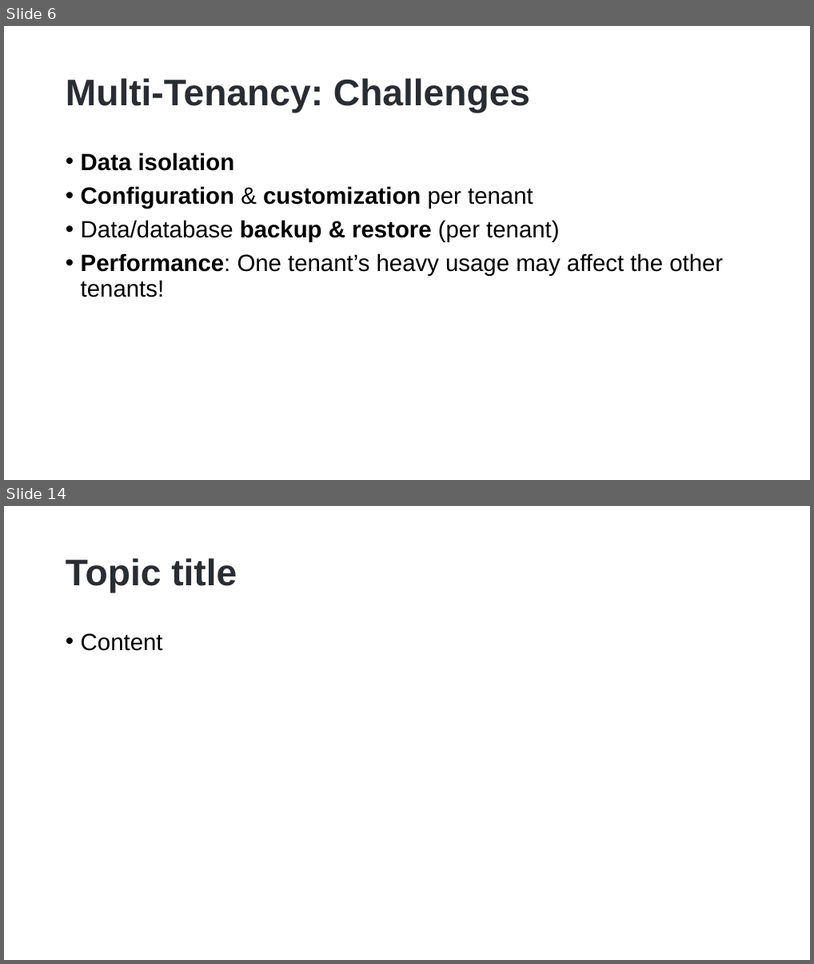
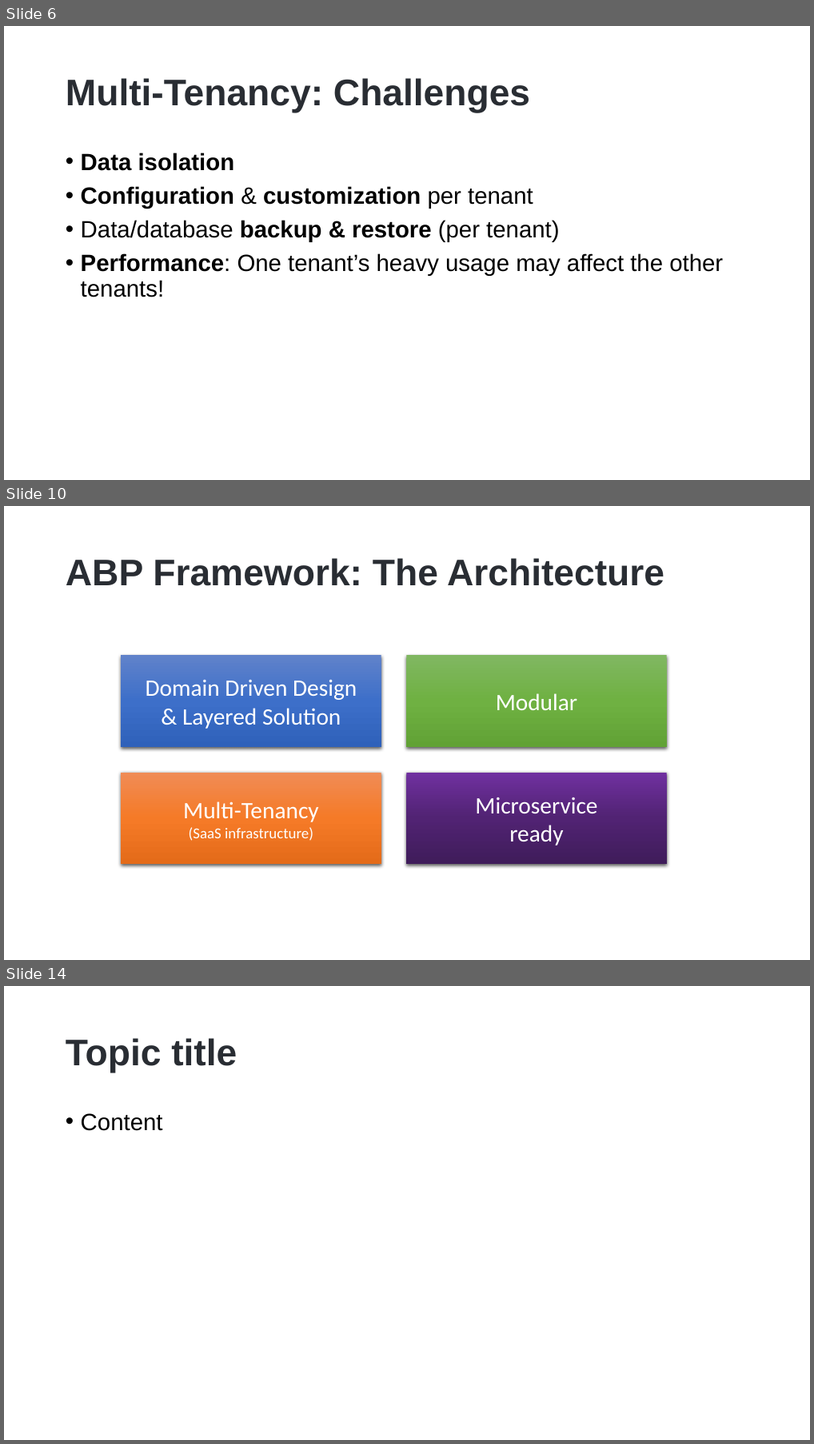
Before and after one commit to hikalkan/presentations, a slide deck: 2023-01-17 Dotnet Foundation Summit 2023/ABP Multi-Tenancy.pptx. Shown one above the other, each under a label of ours: slides 6 and 14 before the commit, slides 6, 10 and 14 after it; the slides between them are not shown. The pictures are 814x964 and 814x1444 pixels, drawn with LibreOffice and Linux fonts; fonts in the diff are those of the drawing; background and template pictures are left out. Boxes give left, top, right and bottom in pixels: in the first picture for what was removed or moved away, otherwise in the second. Text is boxed around its words. In the diff, an @@ line names an element or a change of style, - is before the commit and + after.

```diff
--- a/2023-01-17 Dotnet Foundation Summit 2023/ABP Multi-Tenancy.pptx
+++ b/2023-01-17 Dotnet Foundation Summit 2023/ABP Multi-Tenancy.pptx
@@ slide 10 added at (4,506,810,960), background picture (left out) @@
@@ title added at (66,558,665,586), 44 pt, text #292D33, bold @@
+ABP Framework: The Architecture
@@ rectangle added at (121,656,381,748), fill gradient #6183CB to #3E70CA to #3062BB, 28 pt, text #FFFFFF @@
+Domain Driven Design
+& Layered Solution
@@ rectangle added at (407,656,667,748), fill gradient #81B861 to #6FB242 to #62A336, 28 pt, text #FFFFFF @@
+Modular
@@ rectangle added at (121,772,381,864), fill gradient #F18C57 to #F67B28 to #E56C19, 18 pt, text #FFFFFF @@
+Multi-Tenancy
+(SaaS infrastructure)
@@ rectangle added at (407,772,667,864), fill gradient #7030A0 to #512373 to #3F1C5A, 28 pt, text #FFFFFF @@
+Microservice
+ready
```
Also in this commit, not shown: 3 slides changed, 4 other slides added, 5 slides removed.
